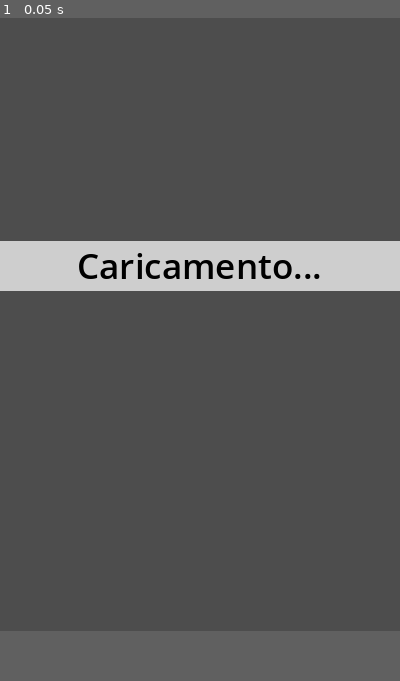
Above: before the commit, frame 1.
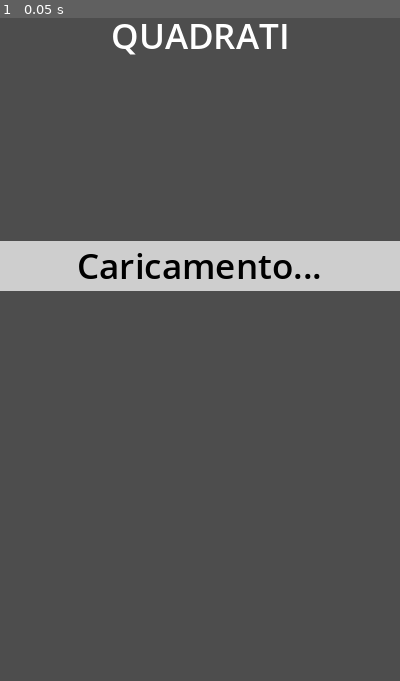
Above: after the commit, the same moment.

Repository: MarcoRizz/quadrati
Game: Godot game, scene res://scenes/main.tscn
The game is run twice, just before and just after one commit, with the same random seed, the same clock (stepped at 60 frames per second) and the same inputs.
Inputs:
- Up to frame 1 (0.05 s): no input
In our replay, the window is 400x620 before the commit and 400x670 after it. These sizes can differ from the game's own. Grey fills any space a smaller window leaves; there, only what the larger window draws over its background counts as a difference.

The runs differ from the first frame. In frame 1, 0.8% of the frame differs, in the area x 28-72%, y 0-6%.

Commit message:
aggiunto titolo

Diff:
--- a/project.godot
+++ b/project.godot
@@ -18,7 +18,7 @@
 [display]
 
 window/size/viewport_width=400
-window/size/viewport_height=620
+window/size/viewport_height=670
 window/stretch/mode="canvas_items"
 window/handheld/orientation=5
 
--- a/scenes/main.tscn
+++ b/scenes/main.tscn
@@ -12,24 +12,58 @@
 script = ExtResource("1_woek1")
 
 [node name="Grid" parent="." instance=ExtResource("1_uubdm")]
-position = Vector2(200, 250)
+position = Vector2(200, 300)
 scale = Vector2(0.9, 0.9)
 
+[node name="RotateClockwise" type="Button" parent="."]
+offset_left = 327.0
+offset_top = 487.0
+offset_right = 400.0
+offset_bottom = 560.0
+scale = Vector2(0.6, 0.6)
+focus_mode = 0
+icon = ExtResource("6_va4aj")
+
+[node name="RotateCounterClockwise" type="Button" parent="."]
+offset_left = 271.0
+offset_top = 487.0
+offset_right = 344.0
+offset_bottom = 560.0
+scale = Vector2(0.6, 0.6)
+focus_mode = 0
+icon = ExtResource("7_j0vcn")
+
+[node name="WordPanel" parent="." instance=ExtResource("5_o0gvf")]
+offset_left = 10.0
+offset_top = 540.0
+offset_right = 390.0
+offset_bottom = 660.0
+
 [node name="Parola" type="Label" parent="."]
-offset_top = 20.0
+offset_top = 70.0
 offset_right = 400.0
-offset_bottom = 70.0
+offset_bottom = 120.0
 theme_override_font_sizes/font_size = 35
 horizontal_alignment = 1
 vertical_alignment = 1
 script = ExtResource("3_2dkqv")
 
 [node name="ProgressBar" type="ProgressBar" parent="."]
+offset_top = 50.0
 offset_right = 400.0
-offset_bottom = 20.0
+offset_bottom = 70.0
 max_value = 0.0
 show_percentage = false
 script = ExtResource("4_gwx55")
+
+[node name="Title" type="Label" parent="."]
+offset_right = 400.0
+offset_bottom = 50.0
+theme_override_font_sizes/font_size = 35
+text = "QUADRATI"
+horizontal_alignment = 1
+vertical_alignment = 1
+script = ExtResource("3_2dkqv")
 
 [node name="MidText" type="Label" parent="."]
 visible = false
@@ -49,36 +83,12 @@
 color = Color(0.808998, 0.808998, 0.808998, 1)
 polygon = PackedVector2Array(0, 0, 400, 0, 400, 50, 0, 50)
 
-[node name="RotateClockwise" type="Button" parent="."]
-offset_left = 327.0
-offset_top = 437.0
-offset_right = 400.0
-offset_bottom = 510.0
-scale = Vector2(0.6, 0.6)
-focus_mode = 0
-icon = ExtResource("6_va4aj")
-
-[node name="RotateCounterClockwise" type="Button" parent="."]
-offset_left = 271.0
-offset_top = 437.0
-offset_right = 344.0
-offset_bottom = 510.0
-scale = Vector2(0.6, 0.6)
-focus_mode = 0
-icon = ExtResource("7_j0vcn")
-
-[node name="WordPanel" parent="." instance=ExtResource("5_o0gvf")]
-offset_left = 10.0
-offset_top = 490.0
-offset_right = 390.0
-offset_bottom = 610.0
-
 [connection signal="attempt_result" from="." to="Grid" method="_on_main_attempt_result"]
 [connection signal="attempt_result" from="." to="ProgressBar" method="_on_main_attempt_result"]
 [connection signal="attempt_result" from="." to="WordPanel" method="_on_main_attempt_result"]
 [connection signal="attempt_changed" from="Grid" to="Parola" method="_on_grid_attempt_changed"]
 [connection signal="clear_grid" from="Grid" to="." method="_on_grid_clear_grid"]
 [connection signal="clear_grid" from="Grid" to="Parola" method="_on_grid_clear_grid"]
-[connection signal="initials_threshold_signal" from="ProgressBar" to="." method="_on_progress_bar_initials_threshold_signal"]
 [connection signal="pressed" from="RotateClockwise" to="Grid" method="_on_rotate_clockwise_pressed"]
 [connection signal="pressed" from="RotateCounterClockwise" to="Grid" method="_on_rotate_counter_clockwise_pressed"]
+[connection signal="initials_threshold_signal" from="ProgressBar" to="." method="_on_progress_bar_initials_threshold_signal"]
--- a/scripts/grid.gd
+++ b/scripts/grid.gd
@@ -7,8 +7,8 @@
 signal clear_grid
 signal show_number(show: bool)
 
-@export var tile_size := 90.0 #deprecated
-@export var tile_spacing := 10.0 #deprecated
+@export var tile_size := 90.0 #todo: prenderle dalla GUI
+@export var tile_spacing := 10.0 #todo: prenderle dalla GUI
 
 @onready var path: Line2D = $Path
 
--- a/scripts/main.gd
+++ b/scripts/main.gd
@@ -4,7 +4,7 @@
 
 signal attempt_result(word_finded: int, word: String)
 
-var todaysNum  #todo: qui salvo il numero di file JSON caricato
+var todaysNum  #qui salvo il numero di file JSON caricato
 var words = [] #colleziono tutte le parole
 var words_finded = [] #colleziono le parole trovate
 
@@ -79,6 +79,7 @@
 			save_file.store_line(JSON.stringify(json_as_dict))
 
 		todaysNum = json_as_dict.todaysNum
+		$Title.text += "#" + str(todaysNum)
 		for i_parola in json_as_dict.words:
 			words.append(i_parola)
 			$ProgressBar.max_value += len(i_parola)
--- a/scripts/panel.gd
+++ b/scripts/panel.gd
@@ -22,7 +22,7 @@
 # Variabili per l'espansione animata
 var original_size_y = size.y
 var extended_size_y = 350
-var delta_y_base = 490 + original_size_y
+var panel_y_bottom #la assegno in _ready()
 var moving_vel = 500.0
 var moving_up = false
 
@@ -46,6 +46,8 @@
 
 	#impedisco il click delle lettere se Panel è esteso
 	mouse_filter = Control.MOUSE_FILTER_STOP
+	#rilevo la posizione globale
+	panel_y_bottom = get_global_position().y + original_size_y
 
 	# Impostazioni dei Nodi di lunghezza_parole
 	for size_n in lunghezza_parole.keys():
@@ -63,7 +65,7 @@
 	size.y = clamp(size.y + moving_vel * delta * (1 if moving_up else -1), original_size_y, extended_size_y)
 
 	# Aggiorna la posizione solo se size.y cambia
-	position.y = delta_y_base - size.y
+	position.y = panel_y_bottom - size.y
 
 
 func _on_main_attempt_result(word_finded: int, word: String) -> void:
